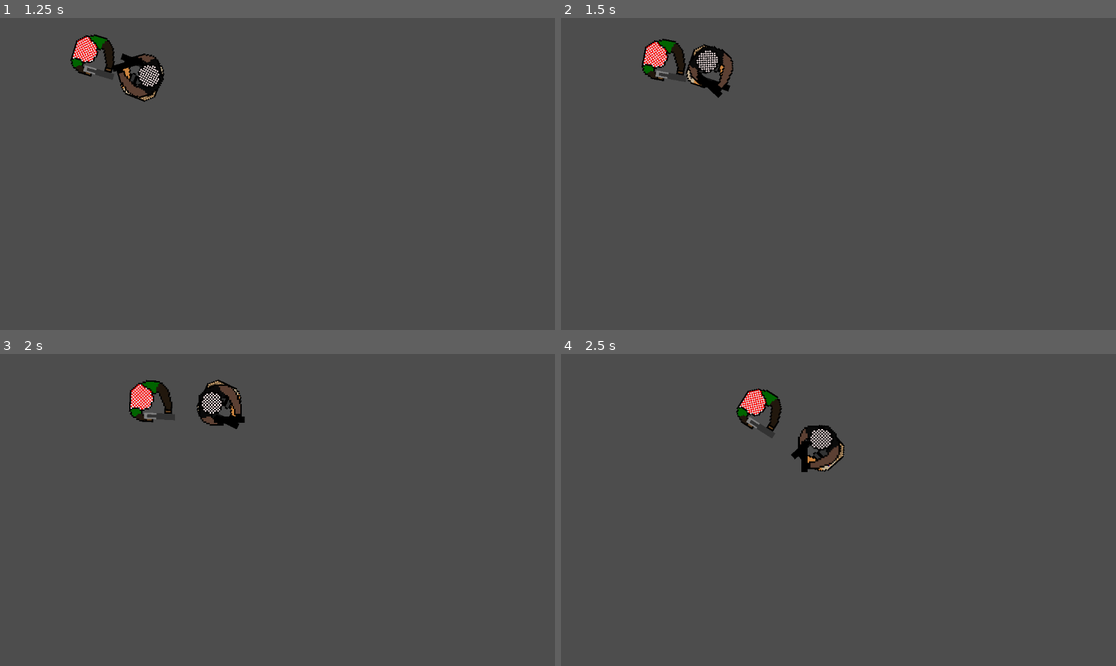
Above: before the commit, frames 1-4 (two rows, left to right).
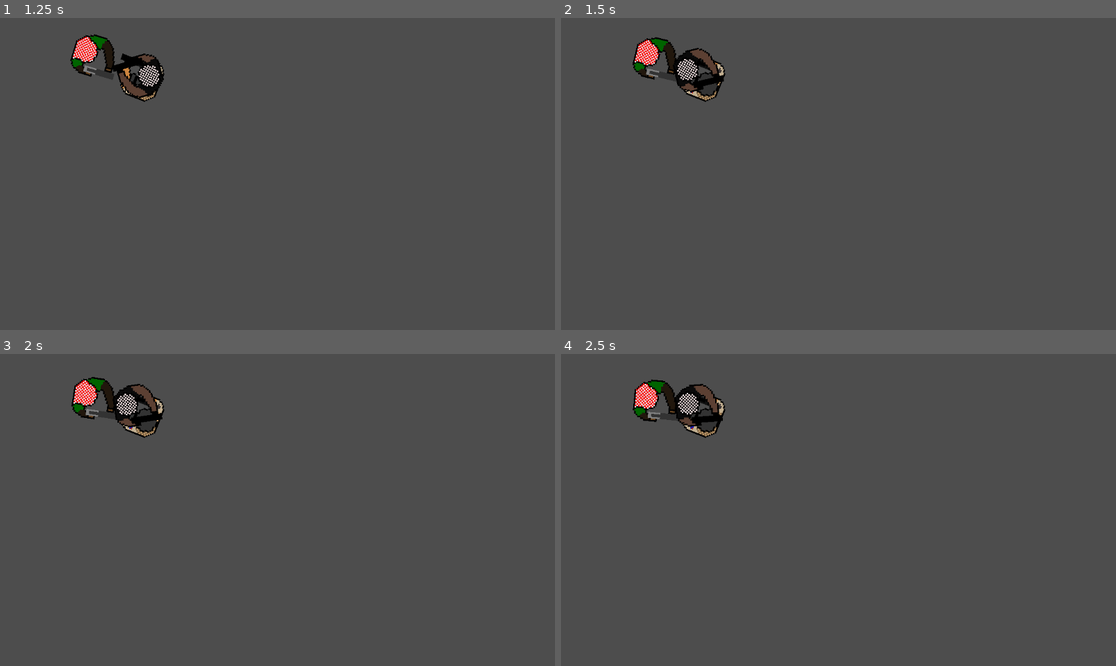
Above: after the commit, the same moments.

Repository: MagmaticPage255/Top-Down-Shooter
Game: Godot game, scene res://Scenes/menu.tscn
The game is run twice, just before and just after one commit, with the same random seed, the same clock (stepped at 60 frames per second) and the same inputs.
Inputs (mouse positions are in pixels of both pictures, inside the frame that each line leads up to):
- Up to frame 1 (1.25 s): click "PLAY" at 0.5 s
- Up to frame 2 (1.5 s): move the mouse to (960, 158) at 1.27 s; hold D (right) from 1.28 s (still down); click (960, 158) at 1.35 s
- Up to frame 3 (2 s): keep holding D (right)
- Up to frame 4 (2.5 s): move the mouse to (727, 525) at 2.02 s; release D (right) at 2.03 s; hold S (down) from 2.03 s (still down); click (727, 525) at 2.1 s

Frame 1 is identical in both runs. In frame 2, 2.0% of the frame differs, in the area x 12-32%, y 6-27%; in frame 3, 3.0%; in frame 4, 3.5%, in the area x 12-52%, y 8-38%.

Commit message:
sigma grind

Diff:
--- a/Scenes/enemy#1.tscn
+++ b/Scenes/enemy#1.tscn
@@ -40,3 +40,6 @@
 stream = ExtResource("3_qmyoc")
 
 [node name="RayCast2D" type="RayCast2D" parent="."]
+position = Vector2(22, -28)
+rotation = 3.14159
+target_position = Vector2(1.14441e-05, 116)
--- a/Scenes/player.gd
+++ b/Scenes/player.gd
@@ -7,14 +7,21 @@
 @export var FRICTION = 10.0
 
 var player_health = 10
-
+var dead = false
 
 
 func _process(delta):
 	if Input.is_action_just_pressed("shoot"):
 		shoot()
+	if dead:
+		return
+
+
 
 func _physics_process(delta):
+	if dead:
+		return
+
 	look_at(get_global_mouse_position())
 	rotation_degrees += 90
 
@@ -25,7 +32,18 @@
 		velocity = velocity.move_toward(Vector2.ZERO, FRICTION)
 	move_and_slide()
 
+func kill():
+	if dead:
+		return
+	dead = true
+	z_index = -1
+
+
 func shoot():
+	if dead:
+		return
 	$MuzzleFlash.show()
 	$MuzzleFlash/Timer.start()
 	$ShootSound.play()
+	if ray_cast_2d.get_collider() and ray_cast_2d.get_collider().has_method("kill"):
+		ray_cast_2d.get_collider().kill()
--- a/Scenes/player.tscn
+++ b/Scenes/player.tscn
@@ -55,9 +55,11 @@
 animation = &"Idle"
 
 [node name="RayCast2D" type="RayCast2D" parent="."]
+position = Vector2(19, -28)
+rotation = 3.14159
+target_position = Vector2(1.90735e-05, 205)
 
 [node name="CollisionShape2D" type="CollisionShape2D" parent="."]
-position = Vector2(-8, 9)
 shape = SubResource("CircleShape2D_n2heo")
 
 [node name="CollisionShape2D-BULLET" type="CollisionShape2D" parent="."]
